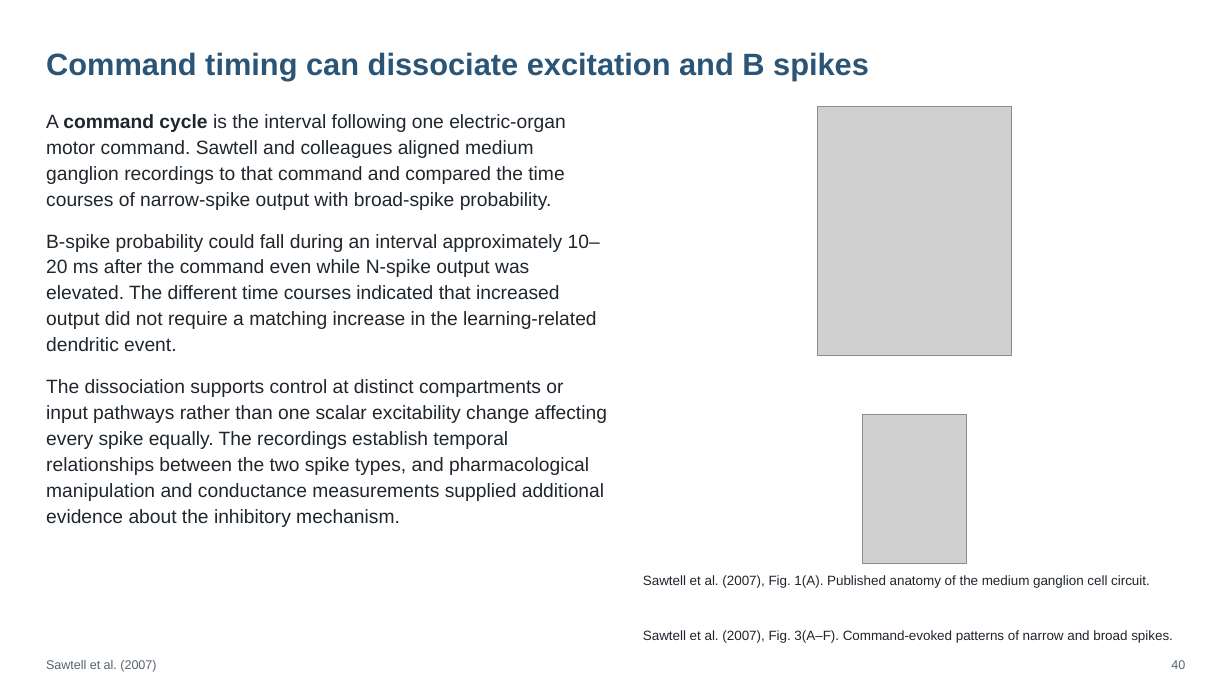
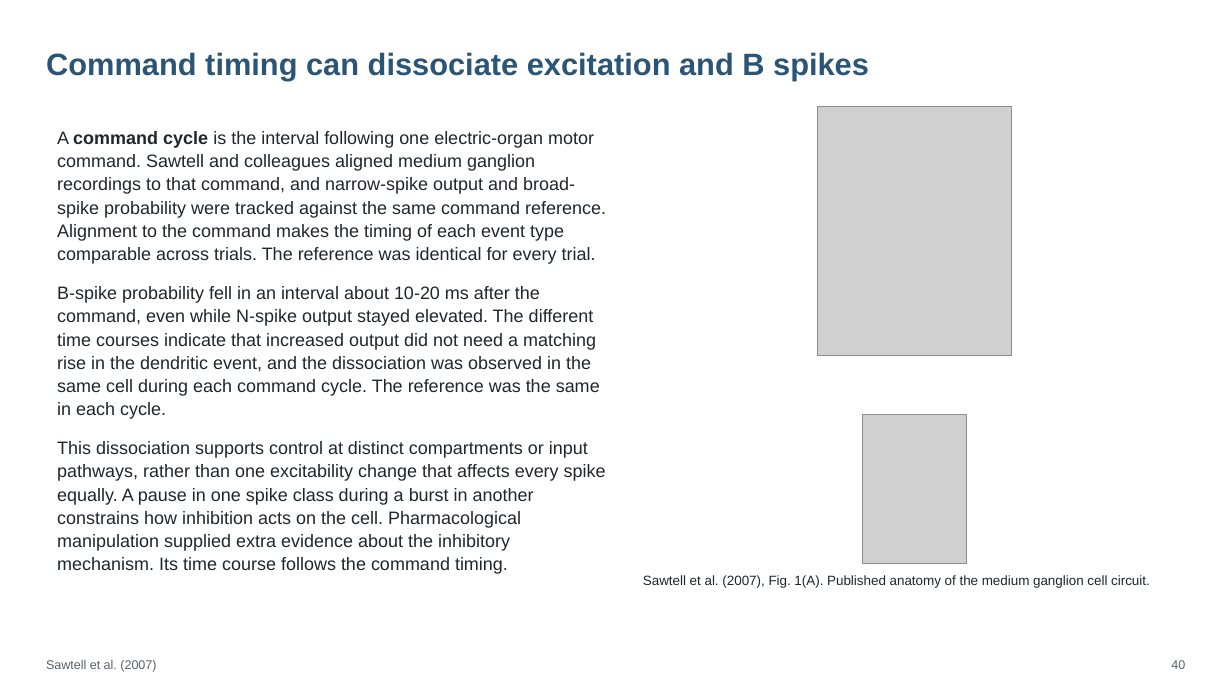
Before and after one commit to jordanxxlopez/NEUROETHOLOGY, a slide deck: slide 53 of scaffolded/Neuroethology_Lecture21_FA2026_SCAFFOLDED.pptx. Drawn at 1232x693 pixels with LibreOffice and Linux fonts; fonts in the diff are those of the drawing; grey boxes stand for pictures. Boxes give left, top, right and bottom in pixels: in the first picture for what was removed or moved away, otherwise in the second. Text is boxed around its words. In the diff, an @@ line names an element or a change of style, - is before the commit and + after.

```diff
--- a/scaffolded/Neuroethology_Lecture21_FA2026_SCAFFOLDED.pptx
+++ b/scaffolded/Neuroethology_Lecture21_FA2026_SCAFFOLDED.pptx
@@ text at box(57, 131, 606, 574): text changed; size 15 to 14 pt @@
-A command cycle is the interval following one electric-organ motor command. Sawtell and colleagues aligned medium ganglion recordings to that command and compared the time courses of narrow-spike output with broad-spike probability.
-B-spike probability could fall during an interval approximately 10–20 ms after the command even while N-spike output was elevated. The different time courses indicated that increased output did not require a matching increase in the learning-related dendritic event.
-The dissociation supports control at distinct compartments or input pathways rather than one scalar excitability change affecting every spike equally. The recordings establish temporal relationships between the two spike types, and pharmacological manipulation and conductance measurements supplied additional evidence about the inhibitory mechanism.
+A command cycle is the interval following one electric-organ motor command. Sawtell and colleagues aligned medium ganglion recordings to that command, and narrow-spike output and broad-spike probability were tracked against the same command reference. Alignment to the command makes the timing of each event type comparable across trials. The reference was identical for every trial.
+B-spike probability fell in an interval about 10-20 ms after the command, even while N-spike output stayed elevated. The different time courses indicate that increased output did not need a matching rise in the dendritic event, and the dissociation was observed in the same cell during each command cycle. The reference was the same in each cycle.
+This dissociation supports control at distinct compartments or input pathways, rather than one excitability change that affects every spike equally. A pause in one spike class during a burst in another constrains how inhibition acts on the cell. Pharmacological manipulation supplied extra evidence about the inhibitory mechanism. Its time course follows the command timing.
@@ text removed at box(643, 630, 1173, 643) @@
-Sawtell et al. (2007), Fig. 3(A–F). Command-evoked patterns of narrow and broad spikes.
```
Also in this commit, not shown: 53 other slides changed, 4 slides added, 4 slides removed, 4 other files.
